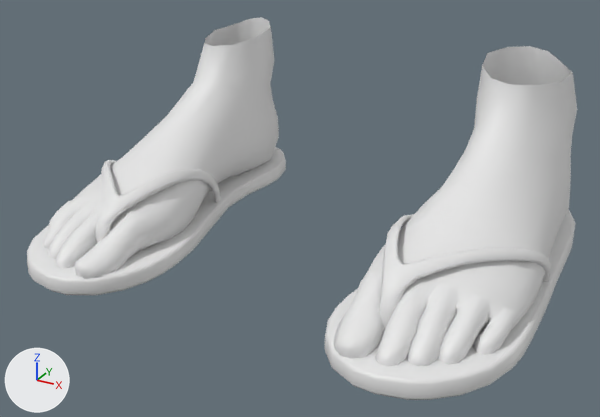
A saved change to the FBX model Assets/BoZo_StylizedModularCharacters/Outfits/Base/Feet/Outfit_Feet_Sandals/BSMC_Outfit_Feet_Sandals.fbx.
Both versions are drawn from a 50 mm camera at (0.241, -0.538, 0.247) aimed at (-0.001, -0.099, 0.028). The axes (+X, +Y, +Z) are drawn at lower left. The lights are the same throughout. Materials are left out; every surface is plain grey. Where no turn or scale is listed for an object, it has been applied to the vertices.

Names of what the first picture shows: 'BSMC_Outfit_Feet_Sandals'.
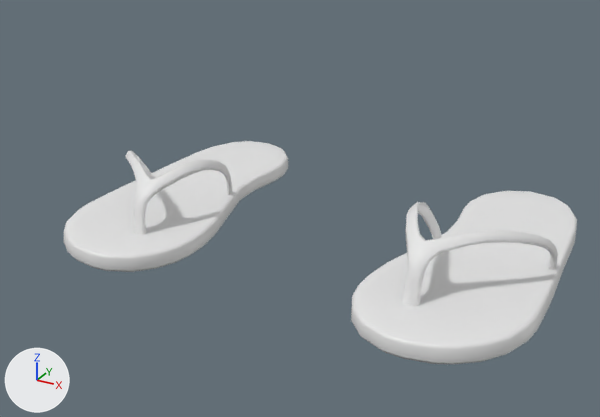
The change, as JSON lines over the scene's bpy script:
```json
{"block": "me_mesh", "where": "me_mesh.from_pydata(...)  # 1688 vertices, 1664 faces; spans x -0.164..0.164, y -0.221..0.053, z -0.005..0.121"}
{"block": "me_mesh", "where": "# used by ob_bsmc_outfit_feet_sandals; location = (0.0, 0.0, 0.0)"}
{"block": "me_mesh", "change": "me_mesh part 1: the loose piece of 171 vertices spanning x -0.161..-0.075, y -0.187..-0.071, z 0.007..0.048 is scaled about its middle by (1.01, 0.796, 1), then moved by (0.0, 0.026, 0.0)"}
{"block": "me_mesh", "change": "me_mesh part 2: the loose piece of 171 vertices spanning x 0.075..0.161, y -0.187..-0.071, z 0.007..0.048 is scaled about its middle by (1.01, 0.796, 1), then moved by (0.0, 0.026, 0.0)"}
{"block": "me_mesh", "change": "me_mesh part 3: the loose piece of 166 vertices spanning x -0.164..-0.06, y -0.221..0.053, z -0.005..0.008 is scaled about its middle by (1, 0.871, 1), then moved by (0.0, 0.018, 0.0)"}
{"block": "me_mesh", "change": "me_mesh part 4: the loose piece of 166 vertices spanning x 0.06..0.164, y -0.221..0.053, z -0.005..0.008 is scaled about its middle by (1, 0.871, 1), then moved by (0.0, 0.018, 0.0)"}
{"block": "me_mesh", "change": "me_mesh part 5: the loose piece of 507 vertices spanning x 0.069..0.16, y -0.213..0.049, z -0.002..0.121 is deleted"}
{"block": "me_mesh", "change": "me_mesh part 6: the loose piece of 507 vertices spanning x -0.16..-0.069, y -0.213..0.049, z -0.002..0.121 is deleted"}
```

What differs and where, as boxes [x1, y1, x2, y2] in the pictures (600 x 417 px; the box of a moved part takes in the faces that stretch with it):
```json
{"object": "BSMC_Outfit_Feet_Sandals", "change": "reshaped", "before": [27, 17, 577, 400], "after": [64, 141, 577, 364], "on screen": "7% narrower, 42% shorter"}
{"part": 1, "of": "me_mesh", "change": "moved or reshaped", "before": [95, 160, 221, 244], "after": [126, 151, 233, 235]}
{"part": 2, "of": "me_mesh", "change": "moved or reshaped", "before": [379, 214, 551, 337], "after": [402, 202, 558, 306]}
{"part": 3, "of": "me_mesh", "change": "moved or reshaped", "before": [27, 147, 286, 295], "after": [64, 141, 288, 272]}
{"part": 4, "of": "me_mesh", "change": "moved or reshaped", "before": [325, 209, 576, 400], "after": [351, 191, 577, 364]}
{"part": 5, "of": "me_mesh", "change": "deleted", "before": [334, 46, 577, 366]}
{"part": 6, "of": "me_mesh", "change": "deleted", "before": [44, 17, 279, 279]}
```
